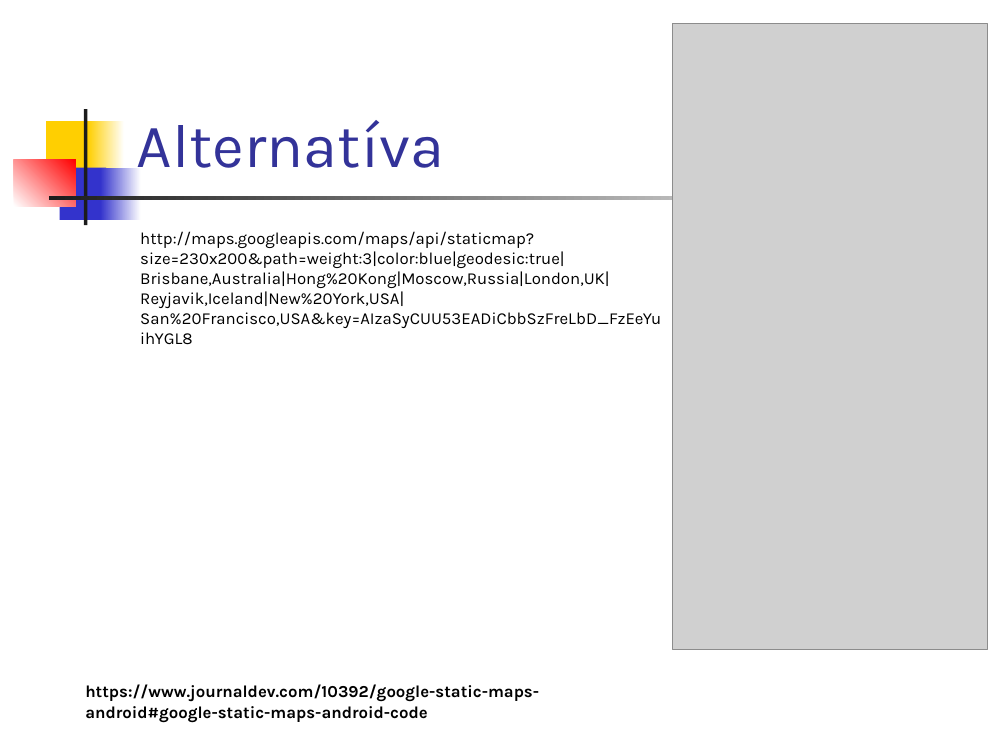
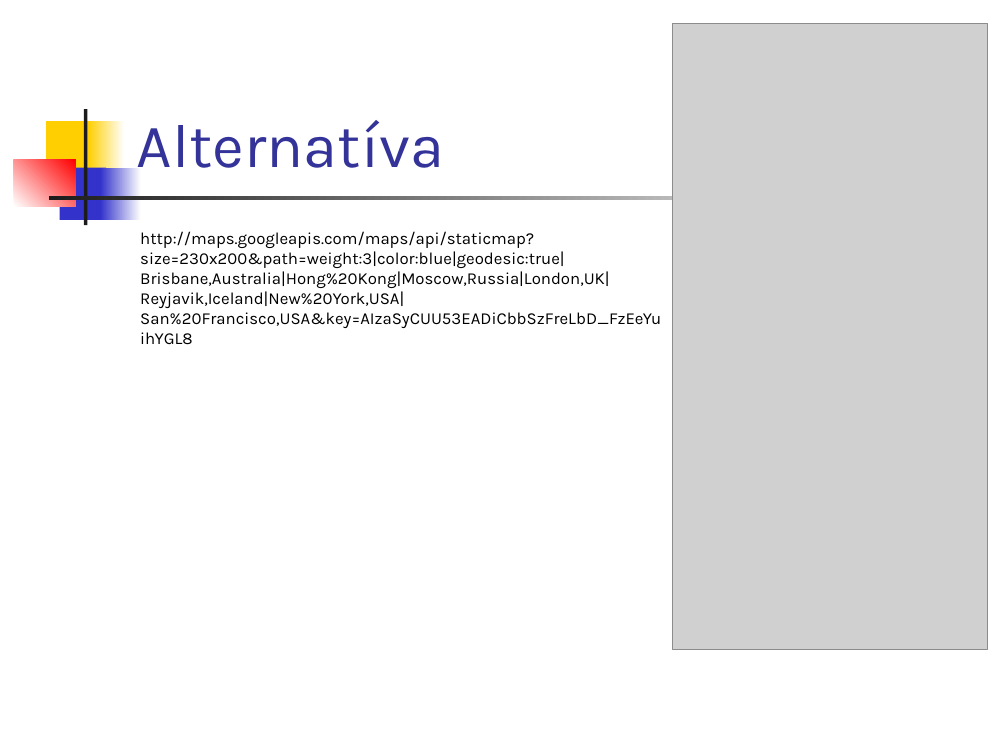
Before and after one commit to vmandro/Prednasky, a slide deck: slide 36 of 11/11_Android.ppt. Drawn at 1008x756 pixels with LibreOffice and Linux fonts; fonts in the diff are those of the drawing; grey boxes stand for pictures. Boxes give left, top, right and bottom in pixels: in the first picture for what was removed or moved away, otherwise in the second. Text is boxed around its words. In the diff, an @@ line names an element or a change of style, - is before the commit and + after.

```diff
--- a/11/11_Android.ppt
+++ b/11/11_Android.ppt
@@ text removed at (85, 684, 539, 723) @@
-https://www.journaldev.com/10392/google-static-maps-android#google-static-maps-android-code
```
Also in this commit, not shown: 11 other slides changed, 1 slide added, 2 slides removed, 2 other files.
